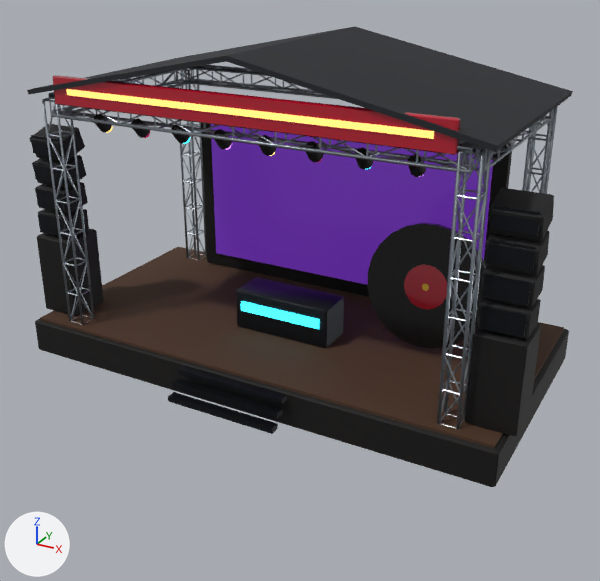
Before and after pictures for a commit that changed the glTF model public/models/props/lmf_festival_stage.glb.
The view is the same before and after, from a camera (50 mm lens) standing at (15.3, -27.7, 16.8) and looking at (0.6, -1.0, 3.5). Lighting does not change. The marker at lower left points along +X, +Y and +Z. The first picture is the older version. Where no turn or scale is listed for an object, it has been applied to the vertices. Vertices at exactly the same position are counted once.
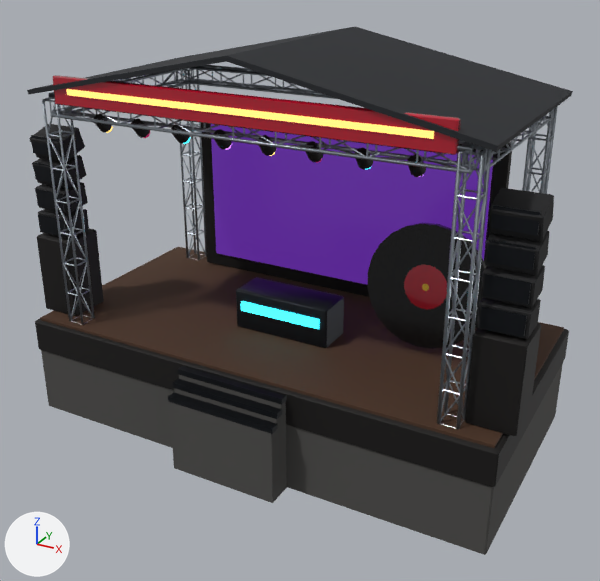
Where the newer file only moved an object's origin or applied its transform, the numbers keep the older frame.

Changed parts and their boxes [x1, y1, x2, y2] in the pictures (600 x 581 px):
'Mesh_0', reshaped
    before: [27, 26, 573, 487]
    after: [27, 27, 573, 555]
part 1 of me_mesh_0, added
    after: [169, 402, 277, 503]
part 2 of me_mesh_0, added
    after: [41, 350, 563, 555]
part 3 of me_mesh_0, built on
    before: [449, 308, 475, 321]
    after: [173, 282, 466, 498]
part 4 of me_mesh_0, recoloured
    both: [42, 350, 491, 487]

The change, as a list of edits to the scene's bpy script:
```text
Add mat_stone_dark:
    mat_stone_dark = bpy.data.materials.new('stone_dark')
    # nodes: BsdfPrincipled, Mix, OutputMaterial, VertexColor
    # colours: dark grey #4b4a48, mixed with the vertex colours
Change me_mesh_0:
    used by ob_mesh_0; location = (-10.38, 5.1, 0.0)
    remove me_mesh_0.from_pydata(...)  # 4486 vertices, 6482 faces; spans x 0.0..20.8, y -11.2..0.0, z 0.0..13.0
    add me_mesh_0.from_pydata(...)  # 4526 vertices, 6546 faces; spans x 0.0..20.8, y -11.2..0.0, z -2.8..13.0
    me_mesh_0 part 1: a new loose piece, a box spanning x 8.11..12.64, y -11.23..-10.87, z -2.8..0.26, in mat_stone_dark
    me_mesh_0 part 2: a new loose piece of 16 vertices spanning x 0.3..20.4, y -10.1..-0.1, z -2.8..0.0, in mat_stone_dark
    me_mesh_0 part 3: 3 vertices moved within x 18.2..18.9, y -9.6..-9.0, z 5.5; 16 vertices added at x 8.1..12.6, y -10.9..-10.2, z -2.8..1.1
    me_mesh_0 part 4: 30 kept faces spanning x 0.3..20.5, y -11.2..0.0, z 0.0..1.3 get new vertex colours; the middle colour goes from white #ffffff to white #f9f9f9
    other edits to the shape of me_mesh_0 do not show in these pictures
    add me_mesh_0.materials.append(mat_stone_dark)
```
